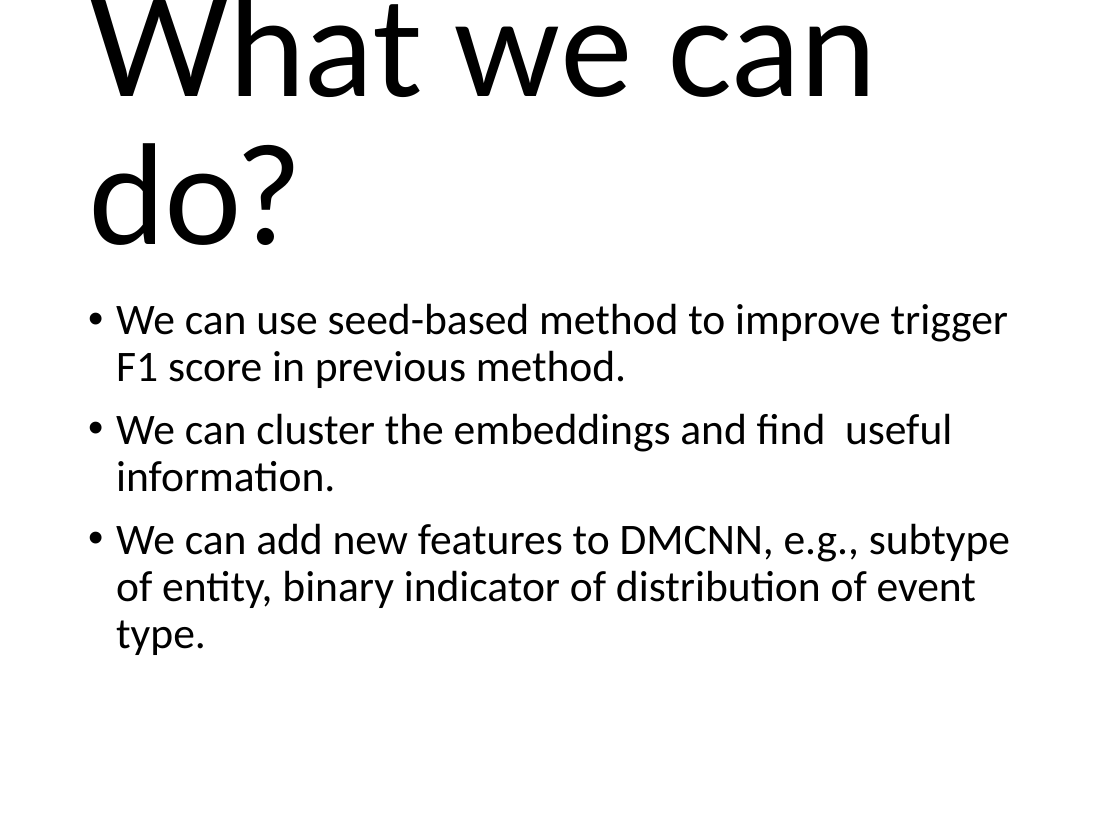
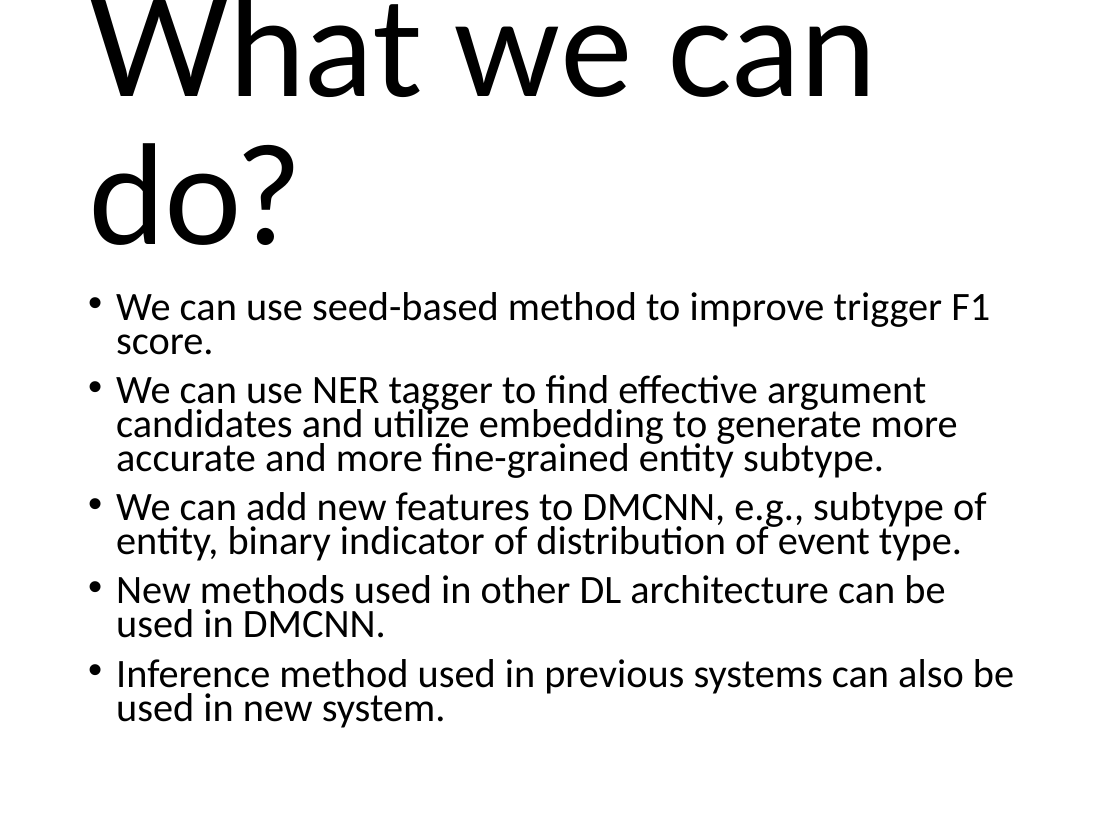
Before and after one commit to Aureliu/Doc-Share, a slide deck: slide 39 of Report/Event Extraction/Survey Report - mingdi - 150910.pptx. Drawn at 1120x840 pixels with LibreOffice and Linux fonts; fonts in the diff are those of the drawing. Boxes give left, top, right and bottom in pixels: in the first picture for what was removed or moved away, otherwise in the second. Text is boxed around its words. In the diff, an @@ line names an element or a change of style, - is before the commit and + after.

```diff
--- a/Report/Event Extraction/Survey Report - mingdi - 150910.pptx
+++ b/Report/Event Extraction/Survey Report - mingdi - 150910.pptx
@@ text at (116, 292, 990, 478): text changed; size 28 to 25.9 pt @@
-• We can use seed-based method to improve trigger F1 score in previous method.
-• We can cluster the embeddings and find useful information.
+• We can use seed-based method to improve trigger F1 score.
+• We can use NER tagger to find effective argument candidates and utilize embedding to generate more accurate and more fine-grained entity subtype.
@@ text at (116, 492, 987, 561): size 28 to 25.9 pt in "We can add new features to DMCNN, ..."; line spacing 0.9 to 0.7 @@
@@ text at (116, 575, 1014, 728): paragraphs added @@
+• New methods used in other DL architecture can be used in DMCNN.
+• Inference method used in previous systems can also be used in new system.
```
Also in this commit, not shown: 3 other slides changed, 1 other file.
